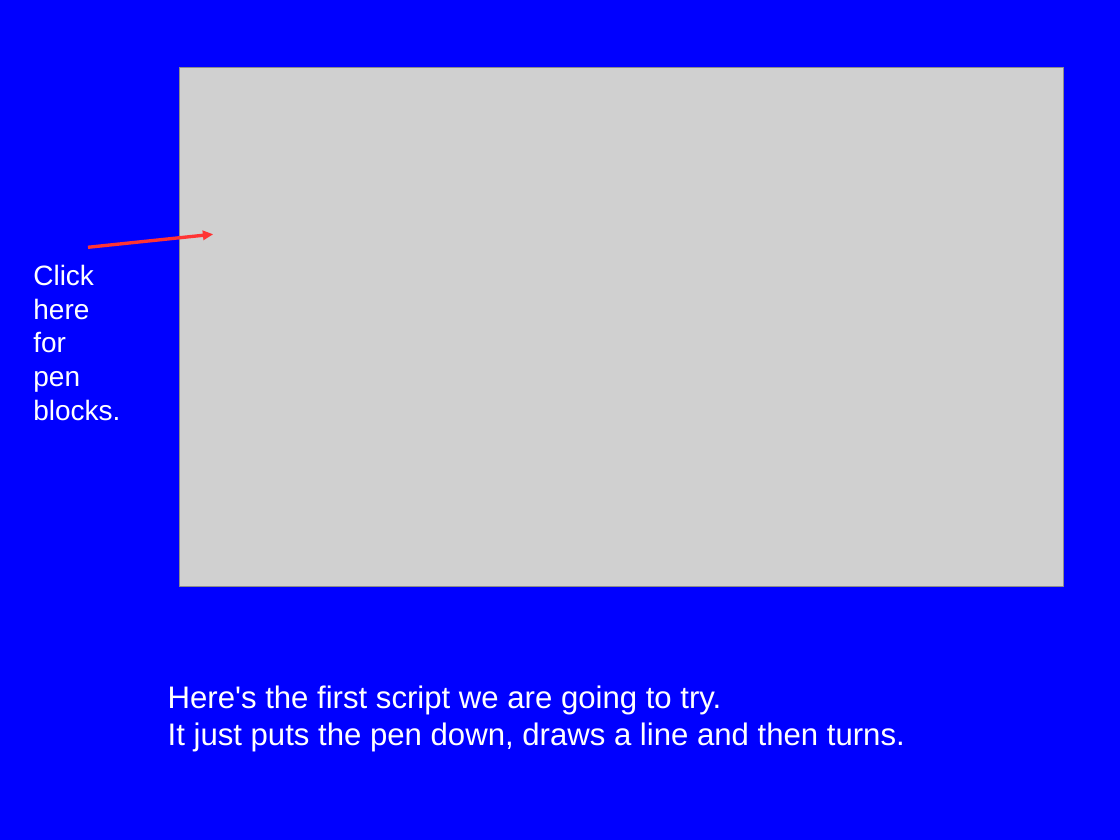
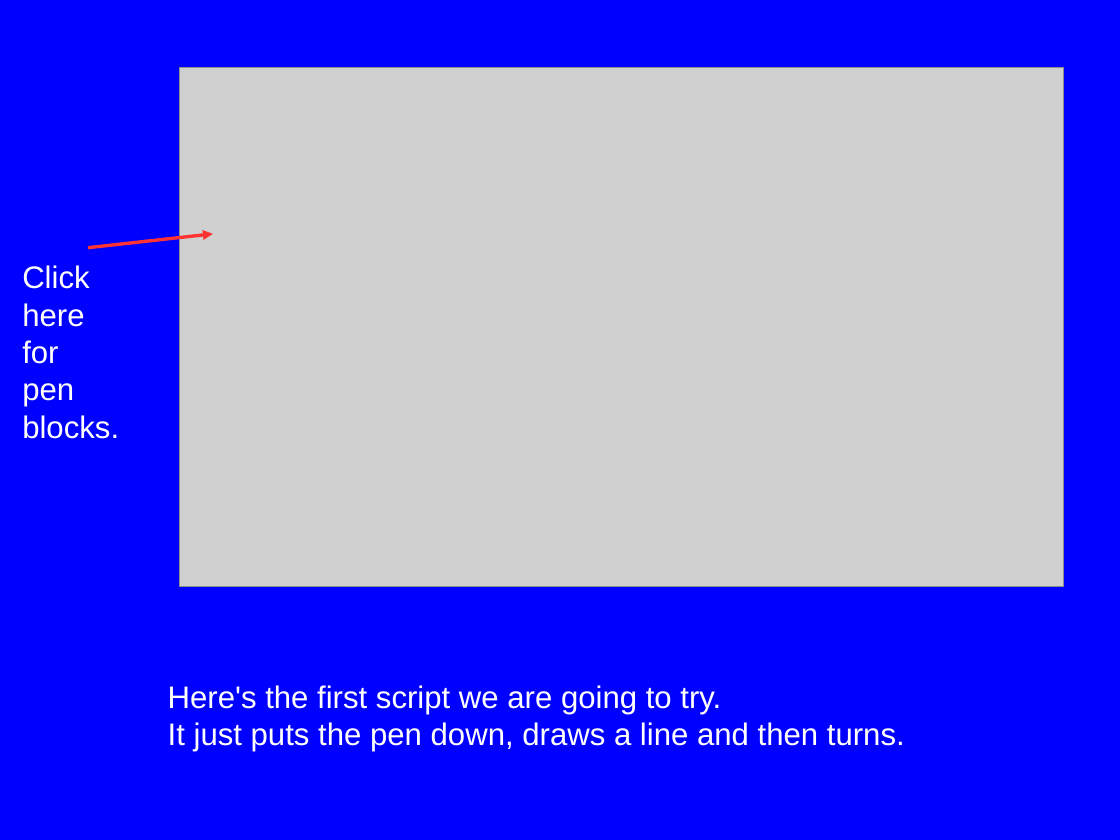
Before and after one commit to m-tranter/cathedral, a slide deck: slide 4 of scratch/scratch1.ppt. Drawn at 1120x840 pixels with LibreOffice and Linux fonts; fonts in the diff are those of the drawing; grey boxes stand for pictures. Boxes give left, top, right and bottom in pixels: in the first picture for what was removed or moved away, otherwise in the second. Text is boxed around its words. In the diff, an @@ line names an element or a change of style, - is before the commit and + after.

```diff
--- a/scratch/scratch1.ppt
+++ b/scratch/scratch1.ppt
@@ text "Click": place and size @@
-text "Click" at (33, 264, 120, 421)
+text "Click" at (22, 265, 119, 439)
@@ text "Click" at (22, 265, 119, 439): size 18 to 20 pt @@
```
Also in this commit, not shown: 2 other slides changed, 5 other files.
